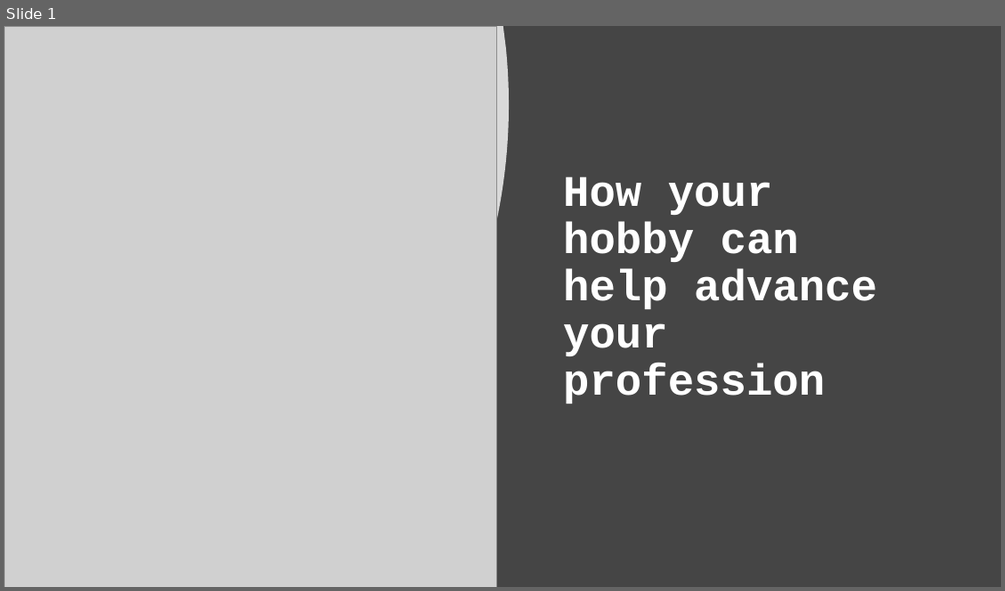
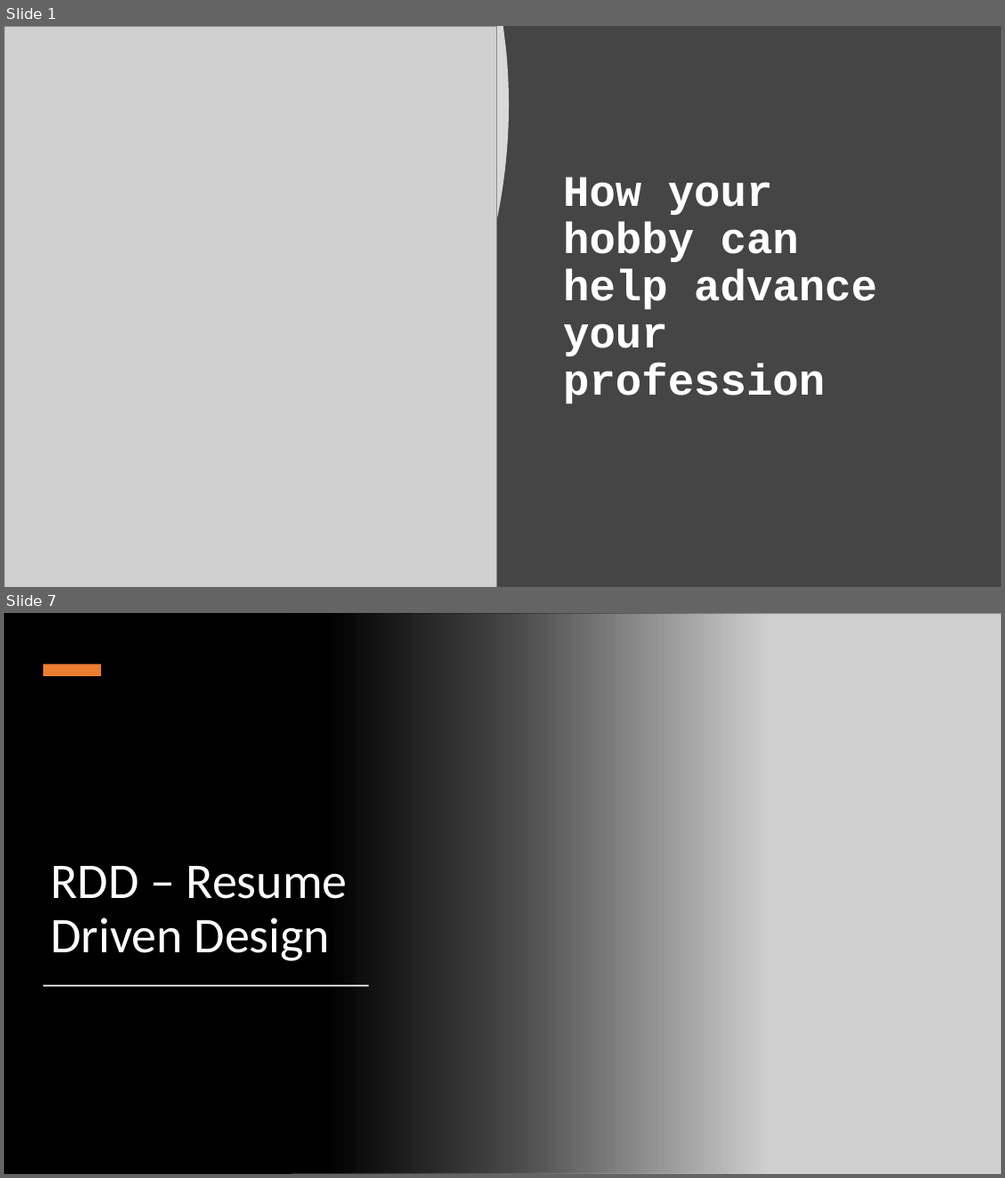
Before and after one commit to pulcher/hobby-helps-profession, a slide deck: How your hobby can help advance your profession.pptx. Shown one above the other, each under a label of ours: slide 1 before the commit, slides 1 and 7 after it; the slides between them are not shown. The pictures are 1005x591 and 1005x1178 pixels, drawn with LibreOffice and Linux fonts; fonts in the diff are those of the drawing; grey boxes stand for pictures. Boxes give left, top, right and bottom in pixels: in the first picture for what was removed or moved away, otherwise in the second. Text is boxed around its words. In the diff, an @@ line names an element or a change of style, - is before the commit and + after.

```diff
--- a/How your hobby can help advance your profession.pptx
+++ b/How your hobby can help advance your profession.pptx
@@ slide 7 added at <box>4,613,1001,1174</box>, background #000000 @@
@@ rectangle added at <box>4,613,768,1174</box>, fill gradient #000000 @@
@@ picture added at <box>291,613,1001,1174</box> @@
@@ rectangle added at <box>43,665,101,676</box>, fill #ED7D31 @@
@@ title added at <box>50,866,348,961</box>, 48 pt, text #FFFFFF @@
+RDD – Resume Driven Design
@@ rectangle added at <box>44,985,369,986</box>, fill #FFFFFF @@
```
Also in this commit, not shown: 1 slide changed, 13 other slides added.
